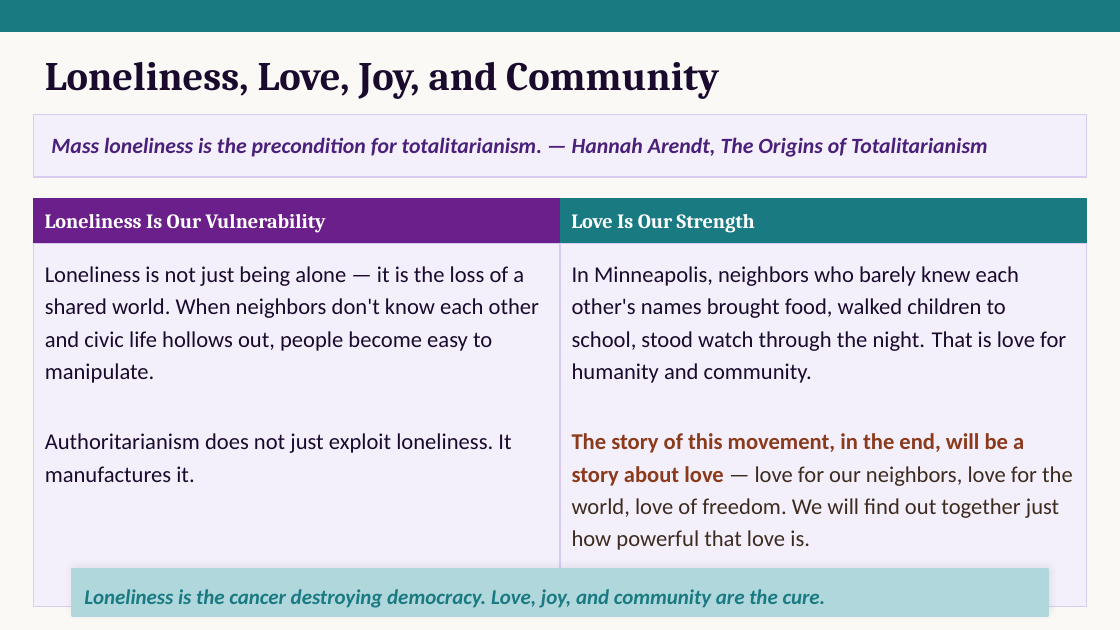
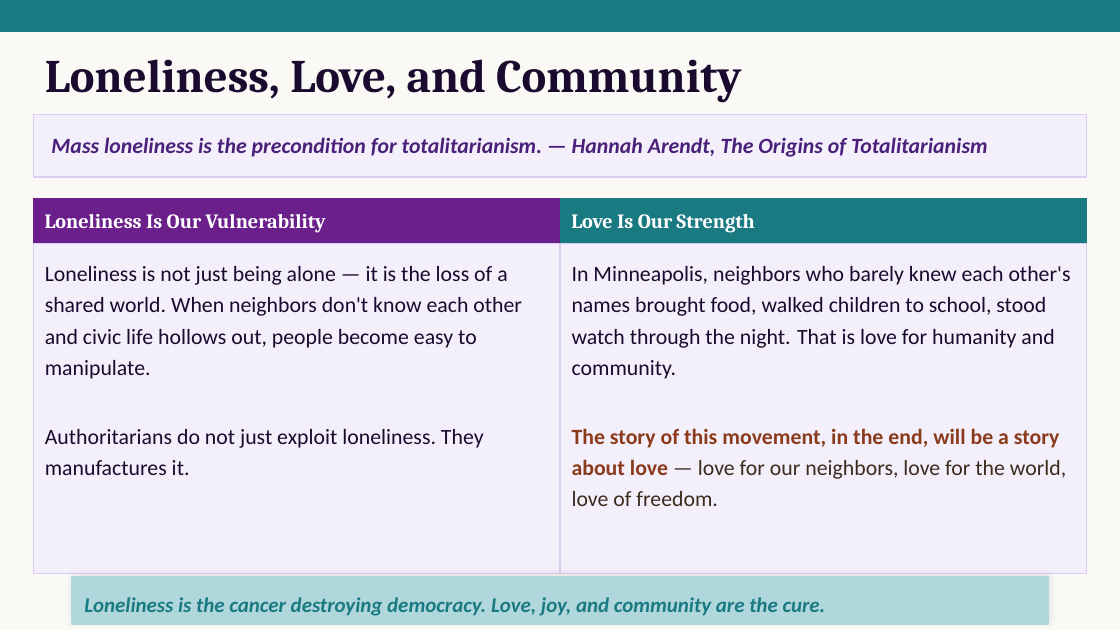
Before and after one commit to annabelspark/showup, a slide deck: slide 21 of ShowUp2Defend_406.pptx (slide 20 before the commit). Drawn at 1120x630 pixels with LibreOffice and Linux fonts; fonts in the diff are those of the drawing. Boxes give left, top, right and bottom in pixels: in the first picture for what was removed or moved away, otherwise in the second. Text is boxed around its words. In the diff, an @@ line names an element or a change of style, - is before the commit and + after.

```diff
--- a/ShowUp2Defend_406.pptx
+++ b/ShowUp2Defend_406.pptx
@@ text at bbox=[45, 59, 741, 103]: text changed; size 26 to 30 pt @@
-Loneliness, Love, Joy, and Community
+Loneliness, Love, and Community
@@ rectangle "Loneliness is not just being ...": place and size @@
-rectangle "Loneliness is not just being ..." at bbox=[34, 243, 560, 606]
+rectangle "Loneliness is not just being ..." at bbox=[34, 243, 560, 573]
@@ text in rectangle at bbox=[45, 266, 522, 379]: size 14.5 to 14 pt in "Loneliness is not just being alone — ..." @@
@@ rectangle "In Minneapolis, neighbors who barely ...": place and size @@
-rectangle "In Minneapolis, neighbors who barely ..." at bbox=[560, 243, 1086, 606]
+rectangle "In Minneapolis, neighbors who barely ..." at bbox=[560, 243, 1086, 573]
@@ text in rectangle at bbox=[572, 266, 1071, 379]: size 14.5 to 14 pt in "In Minneapolis, neighbors who barely knew each ..." @@
@@ text in rectangle at bbox=[45, 429, 484, 475]: text changed; size 14.5 to 14 pt @@
-Authoritarianism does not just exploit loneliness. It manufactures it.
+Authoritarians do not just exploit loneliness. They manufactures it.
@@ text in rectangle at bbox=[572, 428, 1066, 506]: text changed; size 14.5 to 14 pt; text colour #3D2B1F to #8B3A1C; bold on @@
-The story of this movement, in the end, will be a story about love — love for our neighbors, love for the world, love of freedom. We will find out together just how powerful that love is.
+The story of this movement, in the end, will be a story about love — love for our neighbors, love for the world, love of freedom.
@@ rectangle: place and size @@
-rectangle at bbox=[72, 569, 1048, 616]
+rectangle at bbox=[72, 577, 1048, 624]
@@ text "Loneliness is the cancer destroying ...": place and size @@
-text "Loneliness is the cancer destroying ..." at bbox=[84, 589, 826, 608]
+text "Loneliness is the cancer destroying ..." at bbox=[84, 597, 826, 616]
```
Also in this commit, not shown: 7 other slides changed, 1 slide added.
